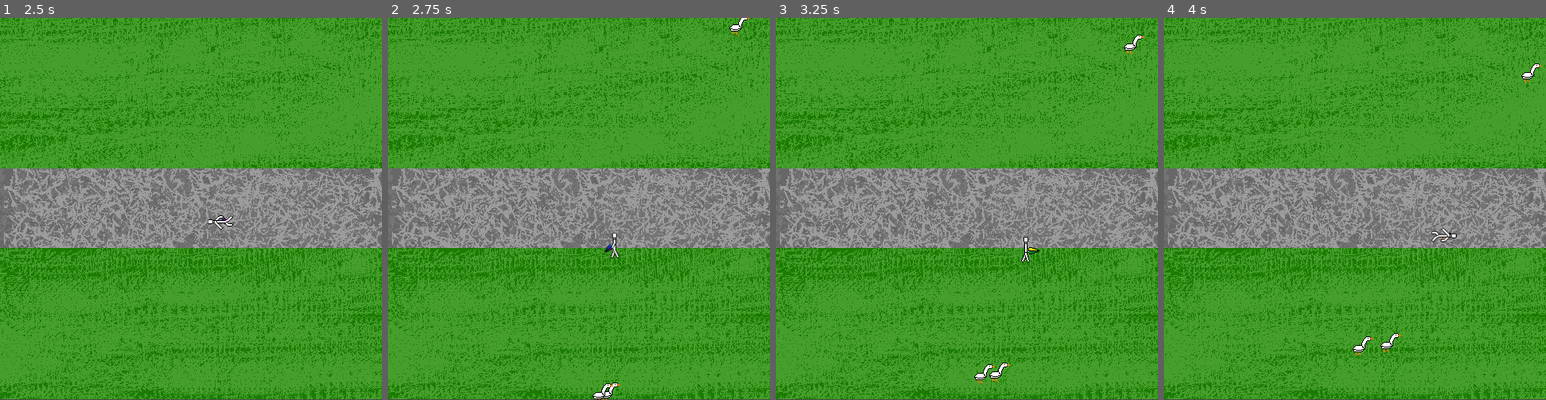
Above: before the commit, frames 1-4 (left to right).
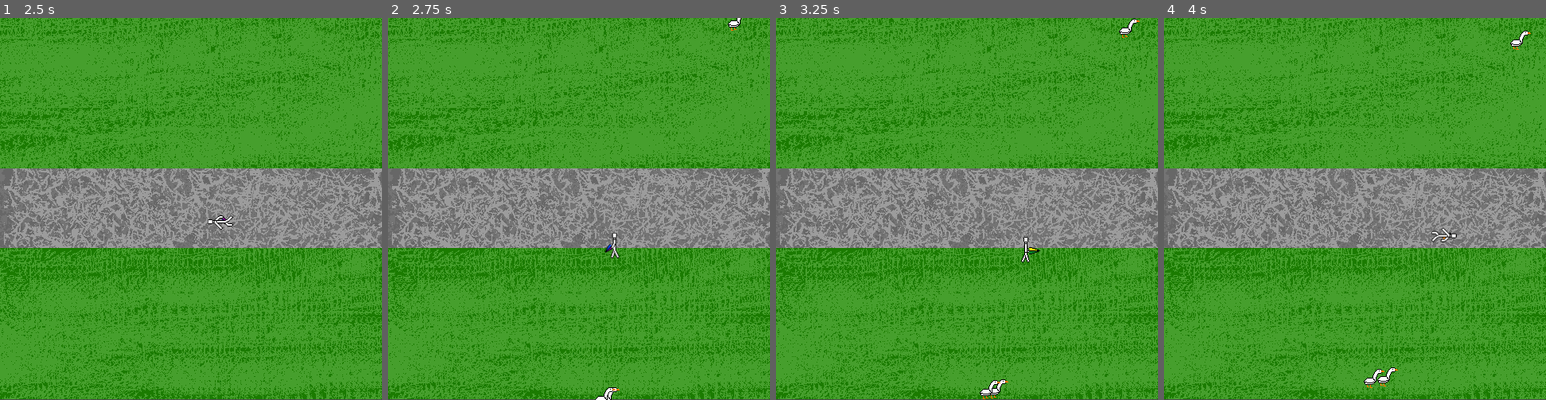
Above: after the commit, the same moments.

Repository: Qmtfive/GooseGame
Game: Godot game, scene res://Level.tscn
The game is run twice, just before and just after one commit, with the same random seed, the same clock (stepped at 60 frames per second) and the same inputs.
Inputs:
- Up to frame 1 (2.5 s): click "START" at 0.5 s; tap Enter at 1.25 s; hold Right (ui_right) 1.28-2.03 s; tap Space (ui_select) at 1.52, 2.27 s; hold Down (ui_down) from 2.03 s (still down)
- Up to frame 2 (2.75 s): keep holding Down (ui_down)
- Up to frame 3 (3.25 s): release Down (ui_down) at 2.78 s; hold Right (ui_right) from 2.78 s (still down)
- Up to frame 4 (4 s): release Right (ui_right) at 3.53 s; hold Up (ui_up) from 3.53 s (still down); tap Space (ui_select) at 3.77 s

Frame 1 is identical in both runs. In frame 2, 0.3% of the frame differs, in the area x 53-95%, y 0-100%; in frame 3, 0.5%; in frame 4, 0.6%, in the area x 49-99%, y 3-97%.

Commit message:
Why goose spawn too many

Diff:
--- a/Goose.gd
+++ b/Goose.gd
@@ -1,8 +1,8 @@
 extends Area2D
 
 # Declare member variables here.
-export var chaseSpeed = 100
-export var speed = 50
+export var chaseSpeed = 40
+export var speed = 20
 export var xvel = 0
 export var yvel = 0
 var yveltempstore = 0
--- a/Goose.tscn
+++ b/Goose.tscn
@@ -27,7 +27,6 @@
 [node name="GooseAnimation" type="AnimatedSprite" parent="."]
 frames = SubResource( 1 )
 animation = "Goose"
-frame = 1
 playing = true
 
 [node name="CollisionShape2D" type="CollisionShape2D" parent="."]
--- a/GooseSpawner.gd
+++ b/GooseSpawner.gd
@@ -13,6 +13,13 @@
 
 func start():
 	spawnWave()
+
+func reset():
+	geeseOnScreen = 0
+	score = 0
+	nextWave = 3
+	$theyCome.stop()
+	$tillNextWave.stop()
 
 # Called every frame. 'delta' is the elapsed time since the previous frame.
 func _process(delta):
--- a/Level.gd
+++ b/Level.gd
@@ -32,6 +32,7 @@
 	$PedSpawnTimer.stop()
 	get_tree().call_group("geese", "queue_free")
 	get_tree().call_group("pedestrians", "queue_free")
+	$GooseSpawner.reset()
 	$VE_LOST.show()
 	$LossTimer.start()
 
--- a/Level.tscn
+++ b/Level.tscn
@@ -28,20 +28,10 @@
 
 [sub_resource type="SpriteFrames" id=1]
 animations = [ {
-"frames": [ ExtResource( 15 ), ExtResource( 18 ), ExtResource( 14 ), ExtResource( 16 ), ExtResource( 14 ), ExtResource( 18 ) ],
-"loop": true,
-"name": "WalkDown",
-"speed": 5.0
-}, {
 "frames": [ ExtResource( 13 ), ExtResource( 1 ), ExtResource( 17 ), ExtResource( 2 ), ExtResource( 17 ), ExtResource( 1 ) ],
 "loop": true,
 "name": "WalkUp",
 "speed": 5.0
-}, {
-"frames": [ ExtResource( 4 ), ExtResource( 3 ), ExtResource( 5 ), ExtResource( 3 ) ],
-"loop": true,
-"name": "WalkingDude",
-"speed": 3.0
 }, {
 "frames": [ ExtResource( 19 ), ExtResource( 11 ), ExtResource( 20 ), ExtResource( 12 ), ExtResource( 20 ), ExtResource( 11 ) ],
 "loop": true,
@@ -52,6 +42,16 @@
 "loop": true,
 "name": "Attack",
 "speed": 10.0
+}, {
+"frames": [ ExtResource( 15 ), ExtResource( 18 ), ExtResource( 14 ), ExtResource( 16 ), ExtResource( 14 ), ExtResource( 18 ) ],
+"loop": true,
+"name": "WalkDown",
+"speed": 5.0
+}, {
+"frames": [ ExtResource( 4 ), ExtResource( 3 ), ExtResource( 5 ), ExtResource( 3 ) ],
+"loop": true,
+"name": "WalkingDude",
+"speed": 3.0
 } ]
 
 [sub_resource type="RectangleShape2D" id=2]
@@ -84,6 +84,7 @@
 [node name="PlayerAnims" type="AnimatedSprite" parent="Player"]
 frames = SubResource( 1 )
 animation = "Attack"
+frame = 1
 playing = true
 
 [node name="CollisionShape2D" type="CollisionShape2D" parent="Player"]
